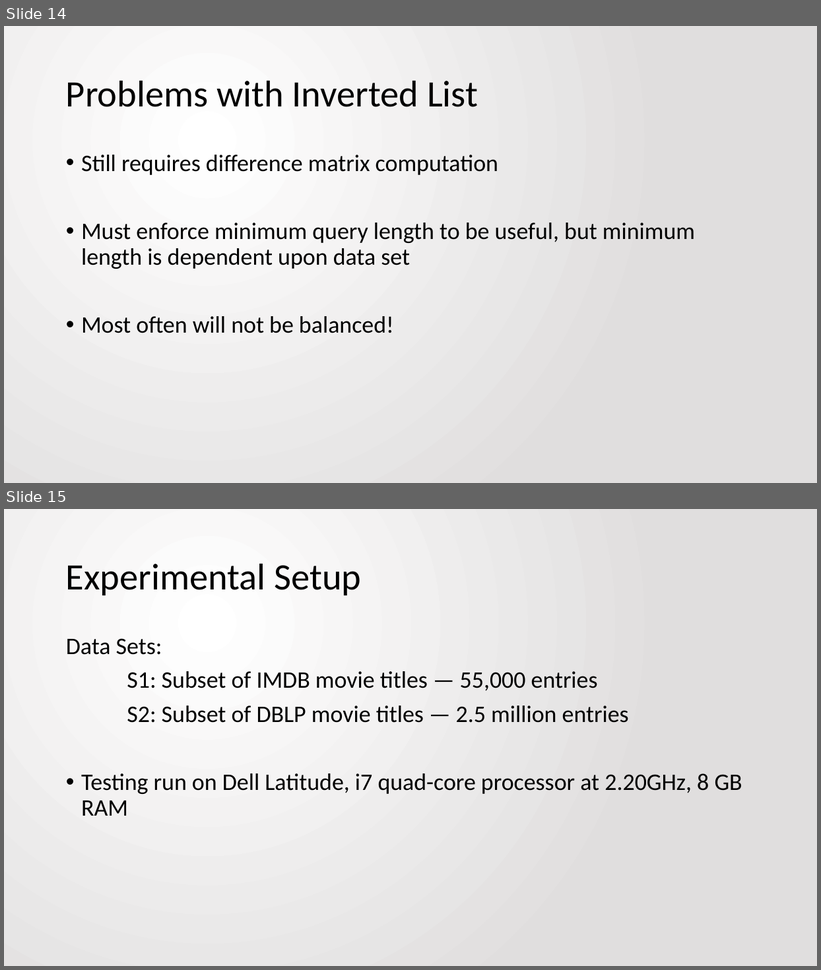
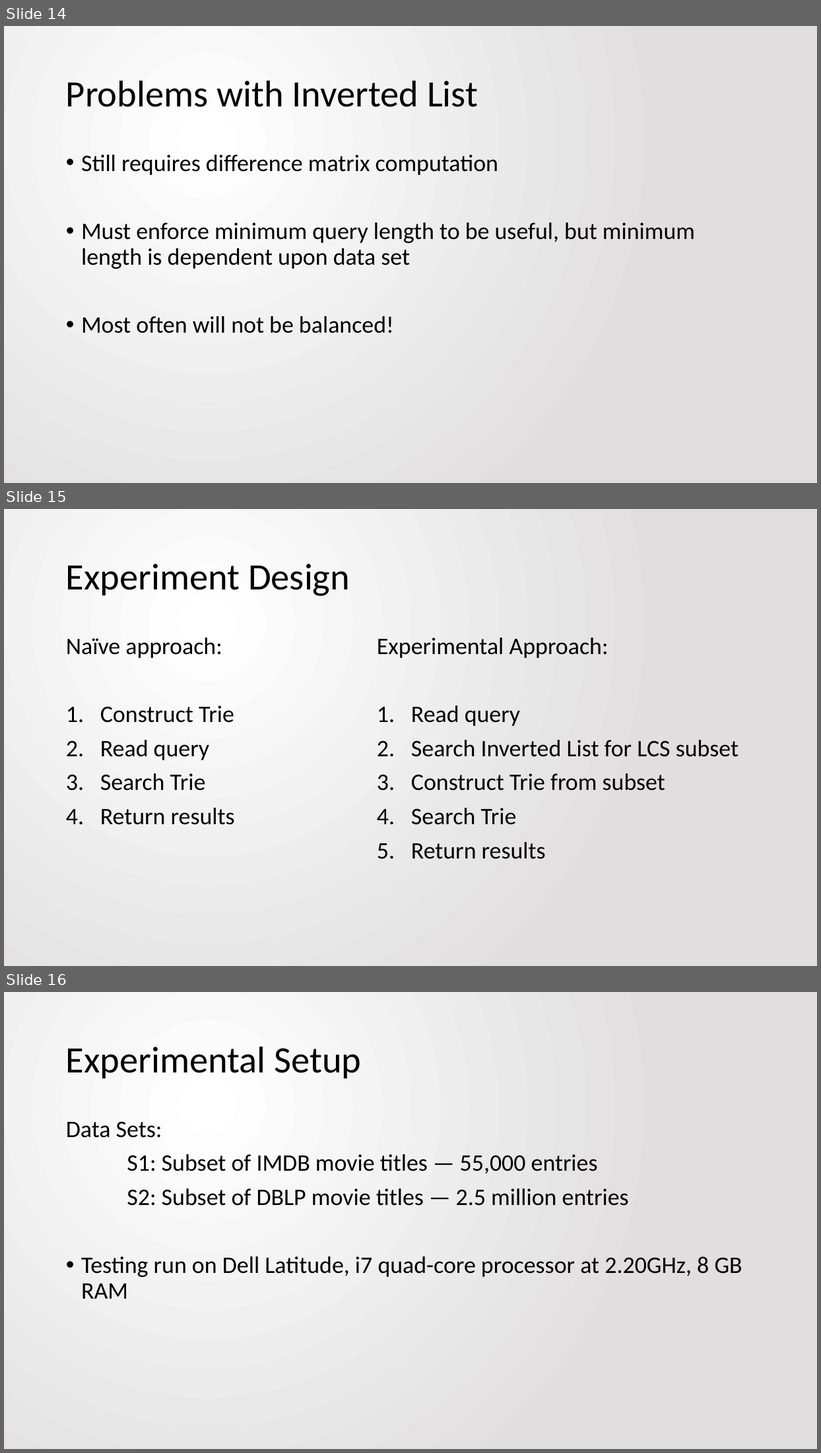
Before and after one commit to jbfitz/EECS405, a slide deck: Final Paper/presentation.pptx. Shown one above the other, each under a label of ours: slides 14 and 15 before the commit, slides 14, 15 and 16 after it. The pictures are 821x970 and 821x1453 pixels, drawn with LibreOffice and Linux fonts; fonts in the diff are those of the drawing. Boxes give left, top, right and bottom in pixels: in the first picture for what was removed or moved away, otherwise in the second. Text is boxed around its words. In the diff, an @@ line names an element or a change of style, - is before the commit and + after.

Commit message:
Added slides for testing and experiment design

```diff
--- a/Final Paper/presentation.pptx
+++ b/Final Paper/presentation.pptx
@@ slide 15 added at bbox=[4, 509, 817, 966], background gradient #FFFFFF to #E1DFDF @@
@@ title added at bbox=[66, 564, 350, 596], 44 pt, text #000000 @@
+Experiment Design
@@ text added at bbox=[66, 638, 235, 825], 28 pt, text #000000 @@
+Naïve approach:
+1. Construct Trie
+2. Read query
+3. Search Trie
+4. Return results
@@ text added at bbox=[377, 638, 739, 859], 28 pt, text #000000 @@
+Experimental Approach:
+1. Read query
+2. Search Inverted List for LCS subset
+3. Construct Trie from subset
+4. Search Trie
+5. Return results
@@ what was slide 15 is now slide 16 @@
```
Also in this commit, not shown: 1 slide changed, 2 other slides added, 2 slides removed.
